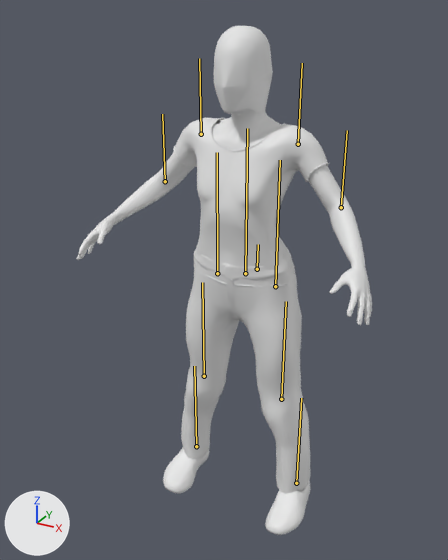
A saved change to the glTF model homeplane/static/motion-art/body/body.gltf.
One viewpoint serves both versions: a 50 mm lens placed at (0.91, -1.829, 1.799), pointed at (-0.015, -0.149, 0.959). Arrows for +X, +Y and +Z are at lower left; the lights stay in place. The first picture is the older version. The bones that change, and the others that lie on the model, are drawn over the model as lines.

Objects in the first picture: 'MakeHuman continuous clothed teaching avatar'.
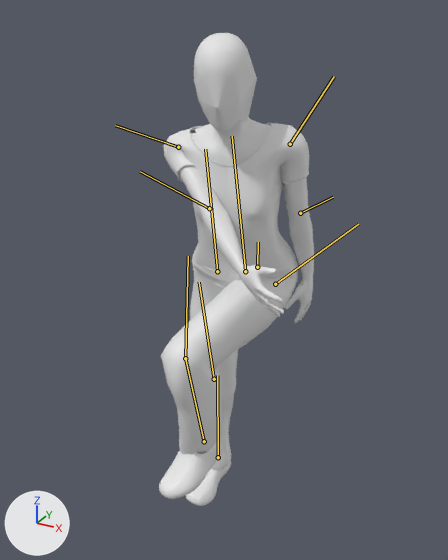
The newer file adds an action. The first version stands in its rest pose; the second is drawn at frame 13 of the action 'cross-knee-tap'.

Where the change shows, as pixel boxes [x1, y1, x2, y2] in the pictures (448 x 560 px):
'MakeHuman continuous clothed teaching avatar', posed (47% narrower, 7% shorter)
    before: [77, 26, 372, 535]
    after: [159, 33, 314, 506]
bone 'hips', root to tip
    before: (257, 269) to (258, 244)
    after: (257, 267) to (258, 242)
bone 'legL', root to tip
    before: (275, 286) to (280, 160)
    after: (275, 284) to (358, 224)
bone 'kneeL', root to tip
    before: (281, 399) to (286, 301)
    after: (185, 358) to (188, 256)
bone 'footL', root to tip
    before: (296, 483) to (301, 398)
    after: (204, 441) to (185, 358)
bone 'legR', root to tip
    before: (217, 273) to (217, 152)
    after: (217, 271) to (205, 149)
bone 'kneeR', root to tip
    before: (204, 376) to (202, 282)
    after: (214, 379) to (199, 282)
bone 'footR', root to tip
    before: (196, 446) to (194, 366)
    after: (218, 457) to (217, 375)
bone 'spine', root to tip
    before: (245, 273) to (247, 128)
    after: (245, 271) to (232, 136)
bone 'armL', root to tip
    before: (298, 144) to (302, 63)
    after: (290, 144) to (334, 76)
bone 'elbowL', root to tip
    before: (341, 207) to (347, 130)
    after: (300, 213) to (333, 197)
bone 'armR', root to tip
    before: (201, 134) to (199, 58)
    after: (178, 147) to (115, 125)
bone 'elbowR', root to tip
    before: (165, 181) to (162, 114)
    after: (209, 208) to (140, 171)

What the commit changed:
Bone 'hips' (bone_hips) moves from (0.0, 0.0, 0.0) to (0.0, 0.008, 0.0).
Bone 'legL' (bone_legl) turns from (0, 0, 0) to (-70, -21, -6) degrees about its own x, y and z.
Bone 'kneeL' (bone_kneel) turns from (0, 0, 0) to (81, 9, 6) degrees about its own x, y and z.
Bone 'footL' (bone_footl) turns from (0, 0, 0) to (5, 0, 9) degrees about its own x, y and z.
Bone 'legR' (bone_legr) turns from (0, 0, 0) to (-1, 0, 7) degrees about its own x, y and z.
Bone 'kneeR' (bone_kneer) turns from (0, 0, 0) to (0, -1, 3) degrees about its own x, y and z.
Bone 'footR' (bone_footr) turns from (0, 0, 0) to (1, 0, -9) degrees about its own x, y and z.
Bone 'spine' (bone_spine) turns from (0, 0, 0) to (13, 17, 4) degrees about its own x, y and z.
Bone 'armL' (bone_arml) turns from (0, 0, 0) to (-1, -1, -34) degrees about its own x, y and z.
Bone 'elbowL' (bone_elbowl) turns from (0, 0, 0) to (43, 12, 6) degrees about its own x, y and z.
Bone 'armR' (bone_armr) turns from (0, 0, 0) to (-24, 45, 60) degrees about its own x, y and z.
Bone 'elbowR' (bone_elbowr) turns from (0, 0, 0) to (40, -9, -5) degrees about its own x, y and z.
